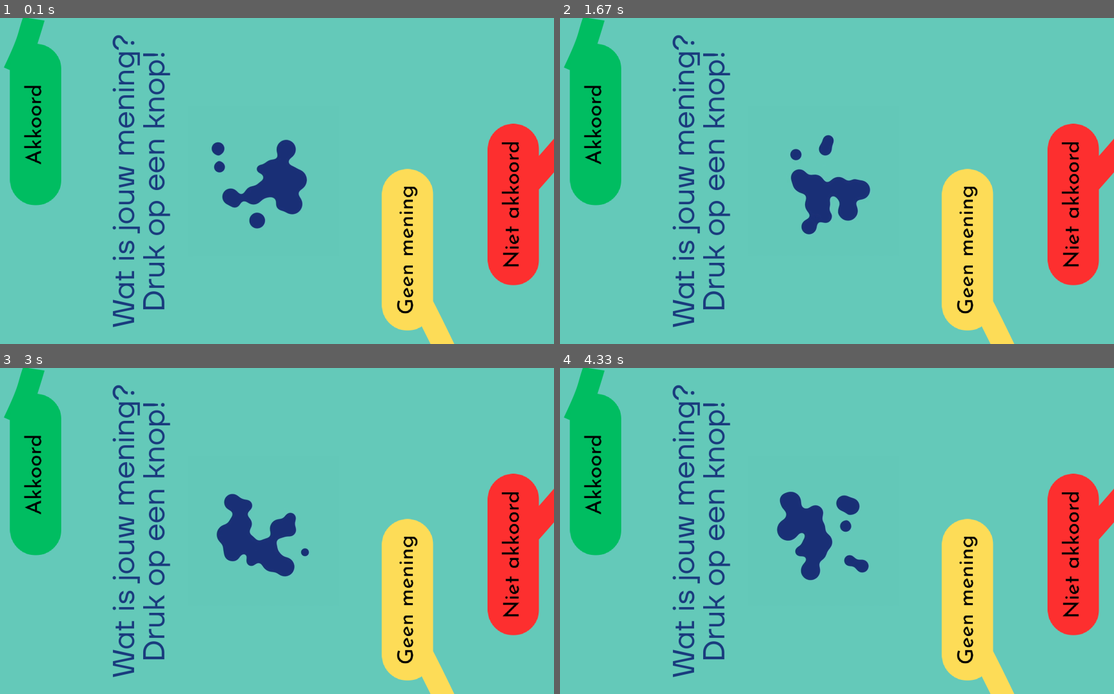
Above: before the commit, frames 1-4 (two rows, left to right).
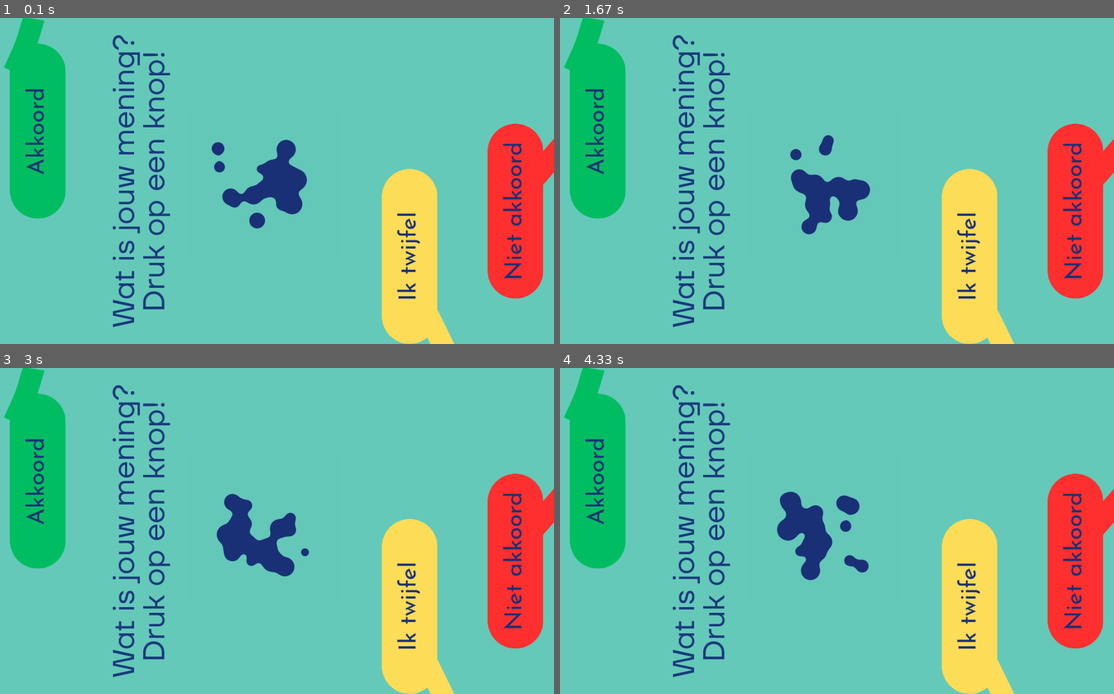
Above: after the commit, the same moments.

Repository: basbaccarne/comon_expo
Game: pygame game, started from src/main.py
Two runs of this game, one before a commit and one after it. Both use one fixed random seed, a clock stepped at 60 frames per second and the inputs below.
Inputs:
- Up to frame 1 (0.1 s): no input
- Up to frame 2 (1.67 s): no input
- Up to frame 3 (3 s): no input
- Up to frame 4 (4.33 s): no input

The runs differ from the first frame. In frame 1, 4.0% of the frame differs, in the area x 1-99%, y 7-100%; in frame 2, 4.0%; in frame 3, 4.0%; in frame 4, 4.0%.

Commit message:
rescale more

Diff:
--- a/src/main.py
+++ b/src/main.py
@@ -355,17 +355,19 @@
 line_yellow = pygame.image.load(YELLOW_IMG).convert_alpha()
 line_yellow = pygame.transform.rotate(line_yellow, 90)
 
+rescale_labels = 1.3
+
 akkoord = pygame.image.load(AKKOORD).convert_alpha()
 akkoord = pygame.transform.rotate(akkoord, 90)
-akkoord = pygame.transform.scale(akkoord, (142*1.2,446*1.2))
+akkoord = pygame.transform.scale(akkoord, (142*rescale_labels,446*rescale_labels))
 
 niet_akkoord = pygame.image.load(NIETAKKOORD).convert_alpha()
 niet_akkoord = pygame.transform.rotate(niet_akkoord, 90)
-niet_akkoord = pygame.transform.scale(niet_akkoord, (142*1.2,446*1.2))
+niet_akkoord = pygame.transform.scale(niet_akkoord, (142*rescale_labels,446*rescale_labels))
 
 geen_mening = pygame.image.load(GEENMENING).convert_alpha()
 geen_mening = pygame.transform.rotate(geen_mening, 90)
-geen_mening = pygame.transform.scale(geen_mening, (142*1.2,446*1.2))
+geen_mening = pygame.transform.scale(geen_mening, (142*rescale_labels,446*rescale_labels))
 
 # SCENE 1: load video
 images = []
Binary file changed: img/akkoord_1.png
Binary file changed: img/geenmening_1.png
Binary file changed: img/nietakkoord_1.png
